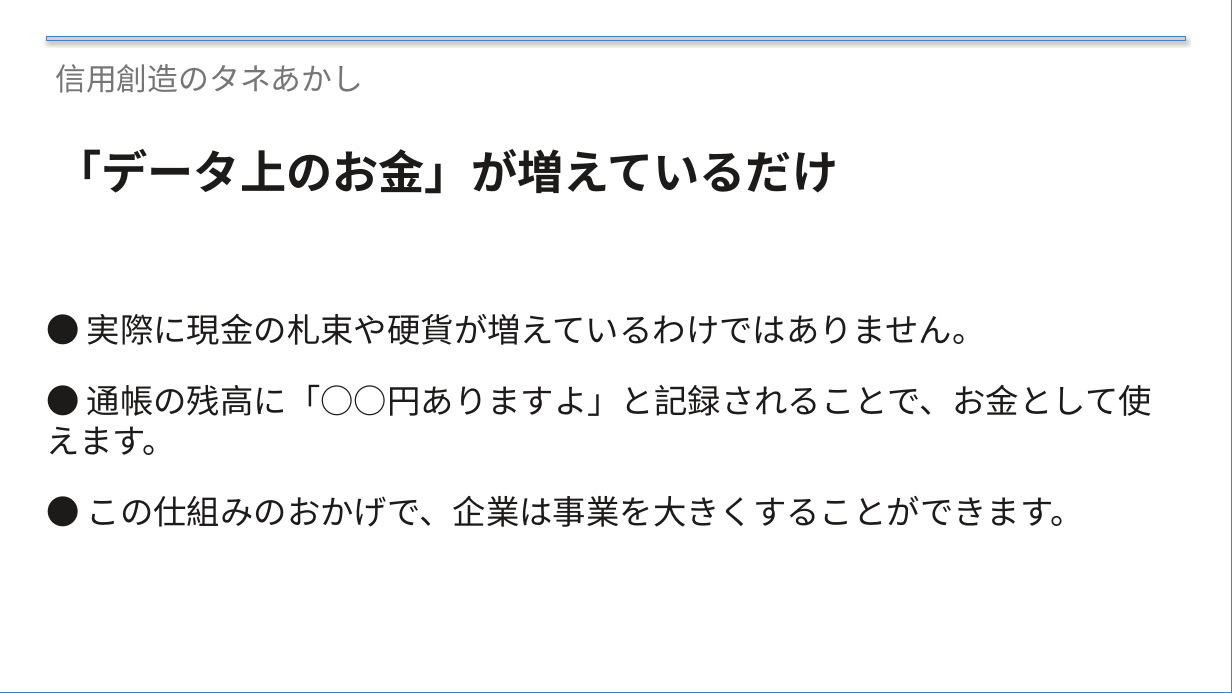
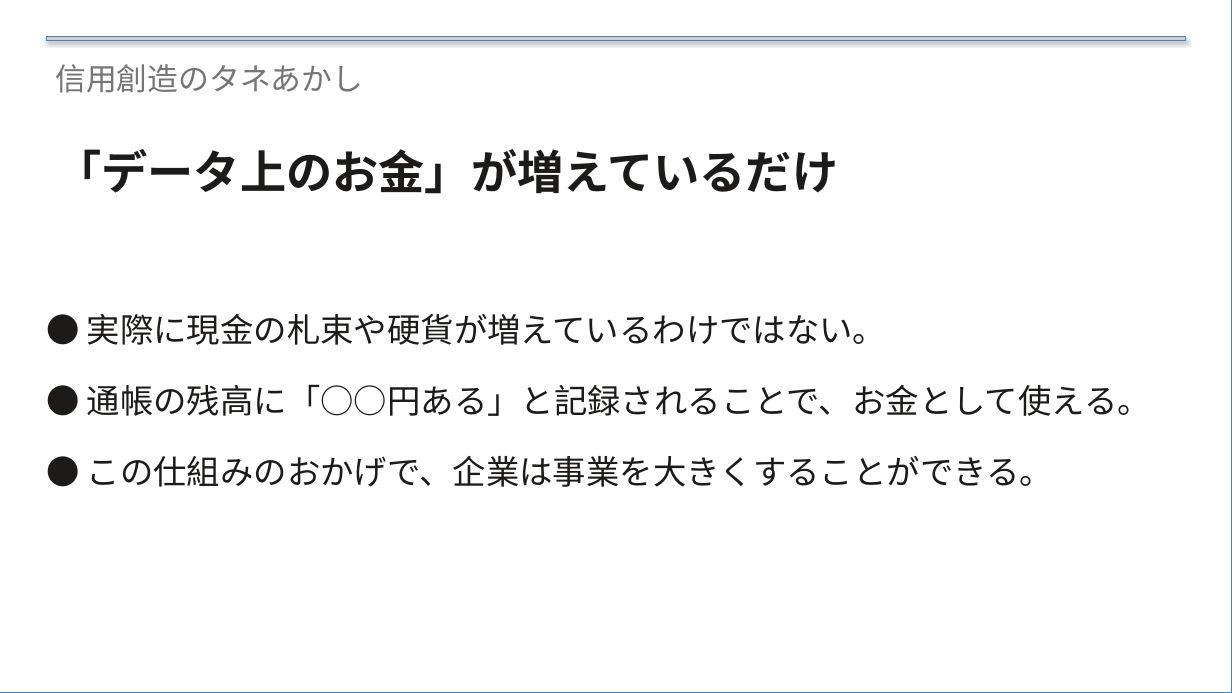
Before and after one commit to xilicrysta/bank-pptx, a slide deck: slide 9 of bank-normal/bank_normal_presentation.pptx (slide 11 before the commit). Drawn at 1232x693 pixels with LibreOffice and Linux fonts; fonts in the diff are those of the drawing. Boxes give left, top, right and bottom in pixels: in the first picture for what was removed or moved away, otherwise in the second. Text is boxed around its words. In the diff, an @@ line names an element or a change of style, - is before the commit and + after.

```diff
--- a/bank-normal/bank_normal_presentation.pptx
+++ b/bank-normal/bank_normal_presentation.pptx
@@ text at bbox=[87, 314, 1151, 487]: text changed; font Noto Sans CJK JP to Arial @@
-● 実際に現金の札束や硬貨が増えているわけではありません。
-● 通帳の残高に「○○円ありますよ」と記録されることで、お金として使えます。
-● この仕組みのおかげで、企業は事業を大きくすることができます。
+● 実際に現金の札束や硬貨が増えているわけではない。
+● 通帳の残高に「○○円ある」と記録されることで、お金として使える。
+● この仕組みのおかげで、企業は事業を大きくすることができる。
```
Also in this commit, not shown: 21 other slides changed, 8 slides added, 6 slides removed, 4 other files.
